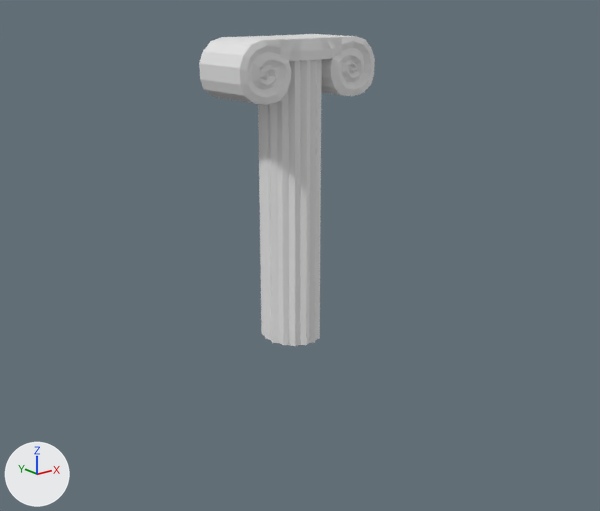
The Blender file ancient-column+plant.blend: old version first, new version second.
Before and after are seen from a camera (50 mm lens) standing at (-14.7, -18.84, 10.01) and looking at (-0.15, -0.65, 2.73). The axes (+X, +Y, +Z) are drawn at lower left. The lights are the same throughout.

The scene before the commit, as lines of its bpy script (objects in view):
```python
me_circle = bpy.data.meshes.new('Circle')
me_circle.from_pydata(...)  # 288 vertices, 256 faces; spans x -0.83..0.83, y -0.98..0.98, z 0.0..8.34
me_circle_001 = bpy.data.meshes.new('Circle.001')
me_circle_001.from_pydata(...)  # 350 vertices, 396 faces, 8 loose edges; spans x -2.36..2.36, y -1.03..1.03, z 7.25..8.91
ob_column = bpy.data.objects.new('Column', me_circle)
ob_column.location = (0.0, 0.0, 0.0)
ob_head = bpy.data.objects.new('Head', me_circle_001)
ob_head.location = (0.0, 0.0, 0.0)
```
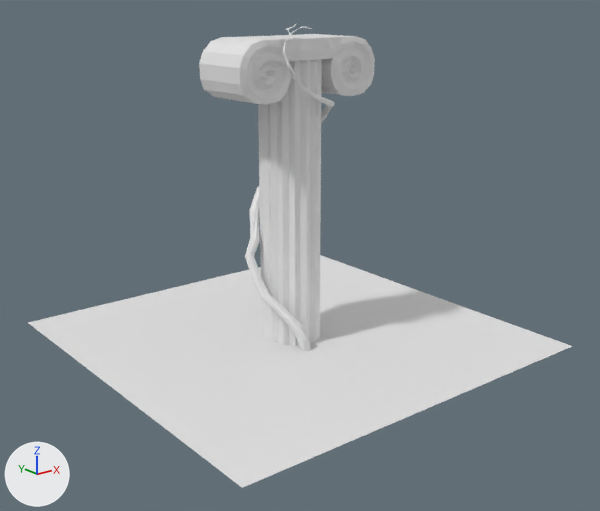
Changed parts and their boxes (x1, y1, x2, y2) in the pictures (600 x 511 px):
'Plane', added
    after: (28, 255, 572, 488)
'Plant', added
    after: (245, 23, 335, 351)

Edits to the bpy script that builds the scene:
```text
Add me_plane_001:
    me_plane_001.from_pydata(...)  # 320 vertices, 418 faces; spans x -0.45..0.74, y -0.11..1.25, z -0.08..4.56
Add me_plane:
    me_plane.from_pydata([(-3.0, -3.0, 0.0), (3.0, -3.0, 0.0), (-3.0, 3.0, 0.0), (3.0, 3.0, 0.0)], [], [(0, 1, 3, 2)])
Add ob_plant:
    ob_plant = bpy.data.objects.new('Plant', me_plane_001)
    ob_plant.location = (-0.36, -1.16, 0.17)
    ob_plant.scale = (2.0, 2.0, 2.0)
Add ob_plane:
    ob_plane = bpy.data.objects.new('Plane', me_plane)
    ob_plane.location = (0.0, 0.0, 0.0)
    ob_plane.scale = (2.0, 2.0, 2.0)
```
